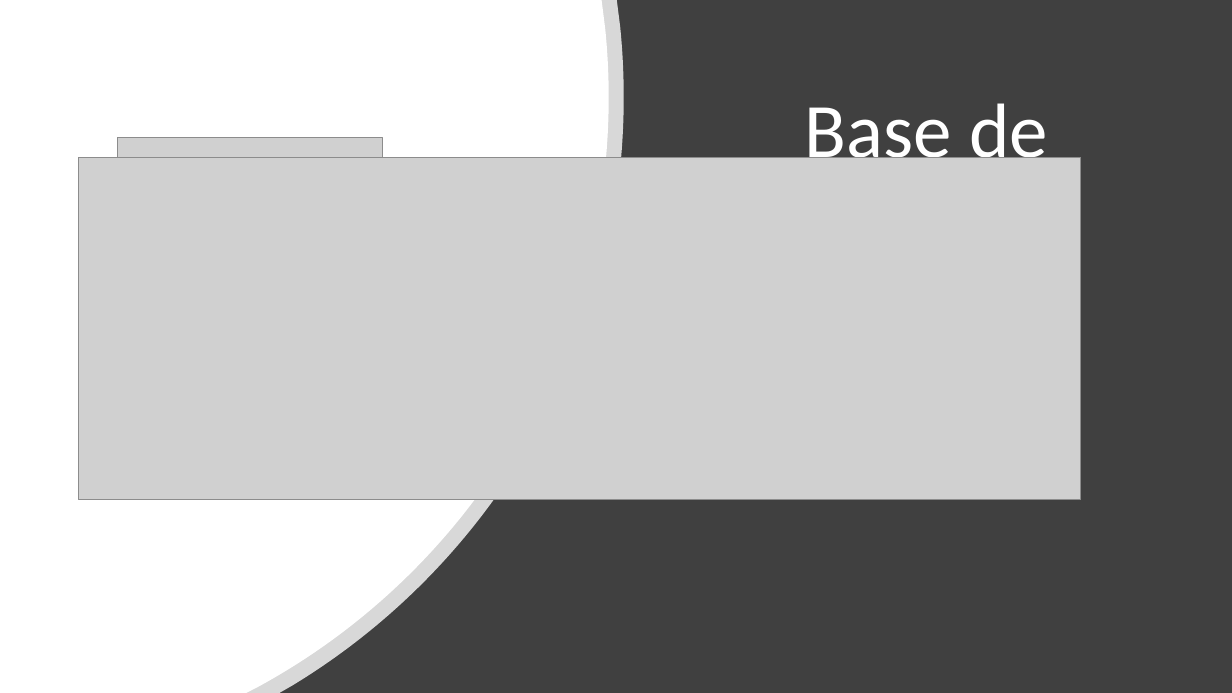
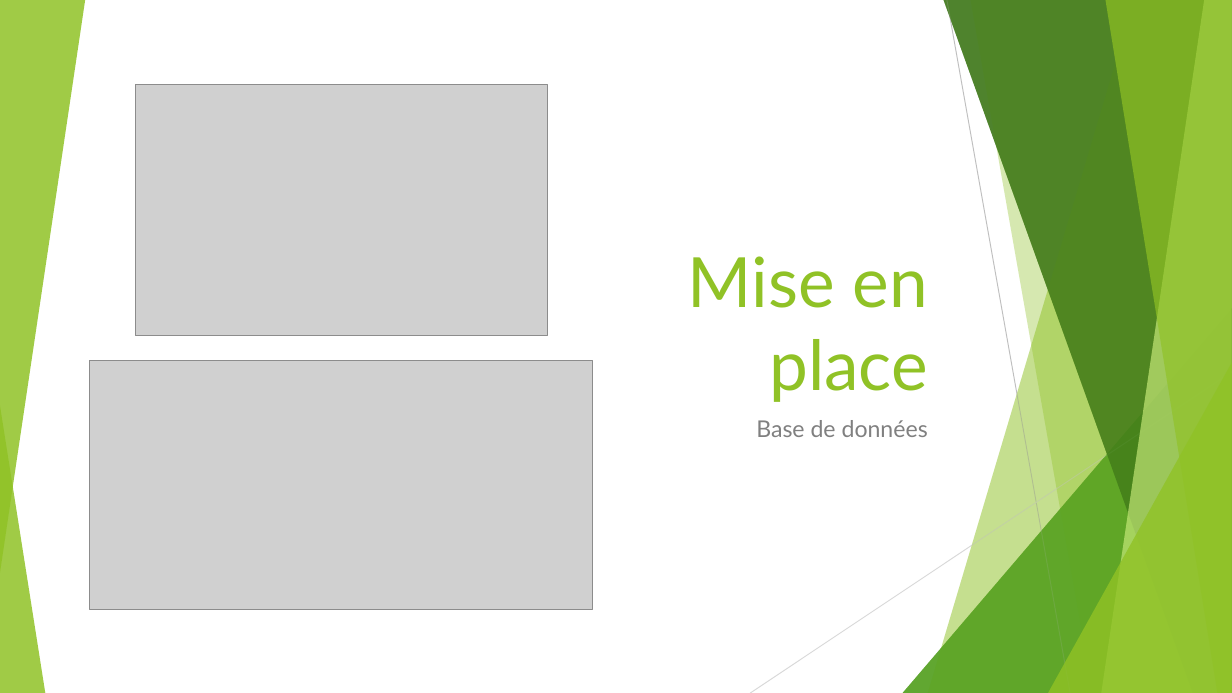
Before and after one commit to hboueix/ConnectedFlowers, a slide deck: slide 3 of Plant+.pptx. Drawn at 1232x693 pixels with LibreOffice and Linux fonts; fonts in the diff are those of the drawing; grey boxes stand for pictures. Boxes give left, top, right and bottom in pixels: in the first picture for what was removed or moved away, otherwise in the second. Text is boxed around its words. In the diff, an @@ line names an element or a change of style, - is before the commit and + after.

```diff
--- a/Plant+.pptx
+++ b/Plant+.pptx
@@ rectangle removed at [0, 0, 1232, 693] @@
@@ freeform shape removed at [0, 0, 624, 693] @@
@@ freeform shape removed at [0, 0, 609, 693] @@
@@ group added at [0, 0, 1232, 693]: 5 freeform shapes, 3 triangles, 2 lines @@
@@ picture added at [135, 84, 547, 335] @@
@@ picture removed at [117, 138, 383, 403] @@
@@ picture removed at [79, 157, 1081, 499] @@
@@ title added at [688, 256, 928, 402], 54 pt, text #90C226 @@
+Mise en place
@@ picture added at [90, 360, 592, 609] @@
@@ group added at [0, 0, 1232, 693]: 5 freeform shapes, 3 triangles @@
@@ text "Base de données": place and size @@
-text "Base de données" at [805, 103, 1048, 175]
+text "Base de données" at [756, 420, 928, 437]
@@ text "Base de données" at [756, 420, 928, 437]: size 60 to 18 pt, font Calibri to Lato, text colour #FFFFFF to #808080; alignment left to right; line spacing 0.9 to 1; more space between paragraphs; vertical alignment bottom to top @@
```
Also in this commit, not shown: 1 other slide changed, 5 slides added, 5 slides removed, 1 other file.
